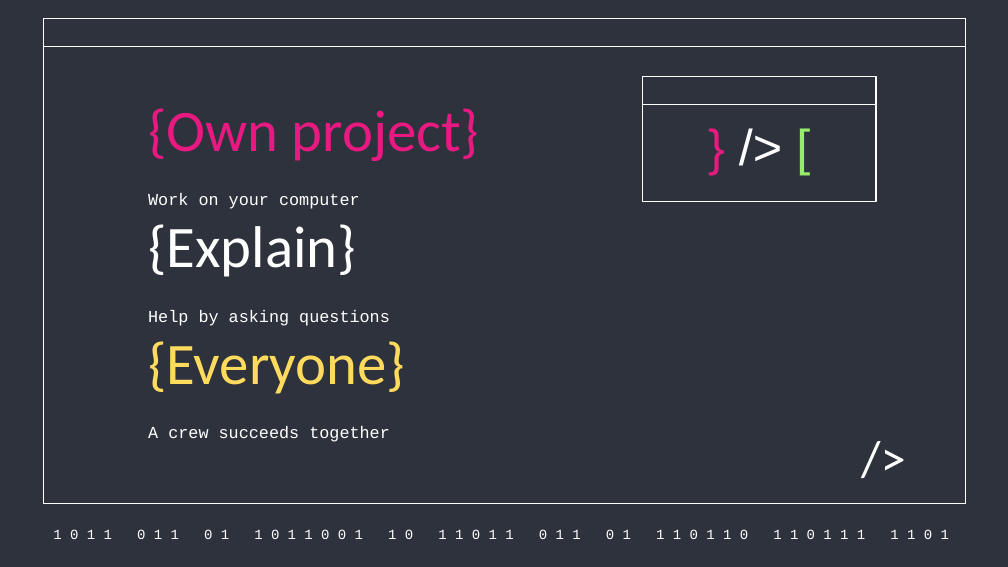
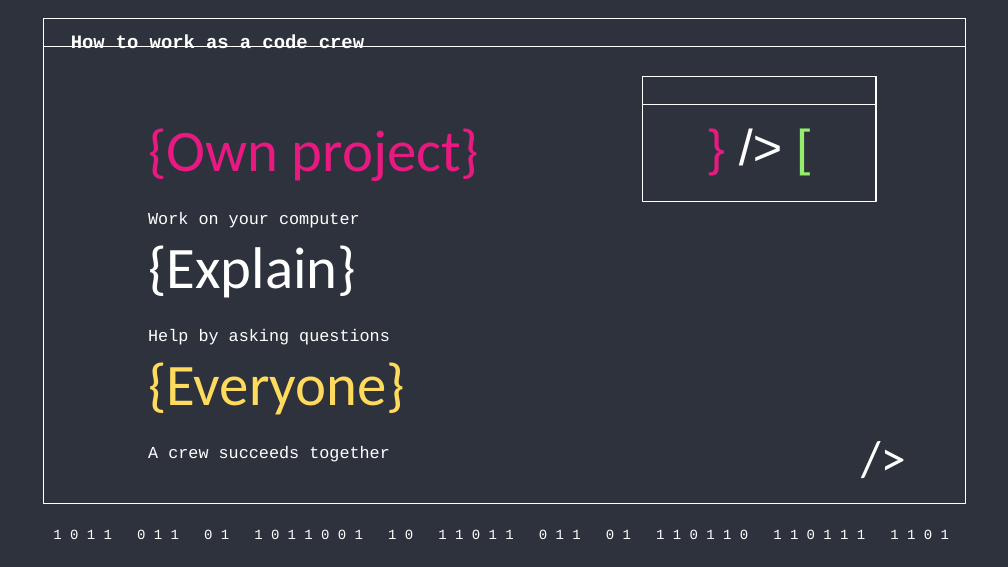
Before and after one commit to aghimir3/KidsComputerScience, a slide deck: slide 18 of 2026-07-11_Intro_to_Computer_Science_Programming/2026-07-11_Intro_to_Computer_Science_Programming.pptx. Drawn at 1008x567 pixels with LibreOffice and Linux fonts; fonts in the diff are those of the drawing. Boxes give left, top, right and bottom in pixels: in the first picture for what was removed or moved away, otherwise in the second. Text is boxed around its words. In the diff, an @@ line names an element or a change of style, - is before the commit and + after.

```diff
--- a/2026-07-11_Intro_to_Computer_Science_Programming/2026-07-11_Intro_to_Computer_Science_Programming.pptx
+++ b/2026-07-11_Intro_to_Computer_Science_Programming/2026-07-11_Intro_to_Computer_Science_Programming.pptx
@@ text added at box(71, 34, 364, 48), 13.5 pt, text #FFFFFF, bold @@
+How to work as a code crew
@@ title "{Own project}": place and size @@
-title "{Own project}" at box(148, 108, 480, 161)
+title "{Own project}" at box(148, 128, 480, 181)
@@ title "{Explain}": place and size @@
-title "{Explain}" at box(148, 224, 356, 277)
+title "{Explain}" at box(148, 245, 356, 298)
@@ title "{Everyone}": place and size @@
-title "{Everyone}" at box(148, 341, 405, 394)
+title "{Everyone}" at box(148, 362, 405, 415)
@@ 3 subtitles: place and size @@
-3 subtitles at box(148, 193, 390, 442)
+3 subtitles at box(148, 212, 390, 462)
```
Also in this commit, not shown: 15 other slides changed, 1 other file.
